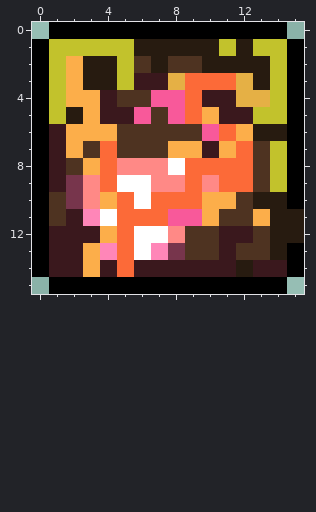
Edited in one commit: pixel-art sprite (Buffs/FlowerPower.png). The picture above was drawn from the file before the commit.
The file is 32x32 pixels, drawn in blocks of 2x2; one block is one cell here.
Once edited:
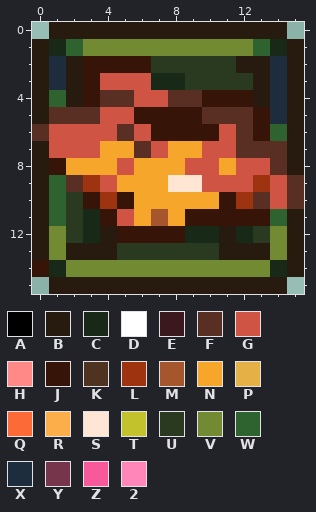
Palette (. is transparent): A #000000  B #271b10  C #192917  D #ffffff  E #3a181d  F #592f24  G #cf5444  H #ff8986  J #361508  K #4e3321  L #9d340f  M #a6562d  N #f6a62b  P #e5b045  Q #fc6a38  R #fcae4a  S #ffe5d4  T #c2c22c  U #2a3a21  V #728a32  W #2e6330  X #1e2d3d  Y #77354c  Z #f8599a  2 #ff86b8
The edit:
Changed rows in their new state; - is an unchanged pixel.
first column x 0:
 0 -BBBBBBBBBBBBBB-
 1 BCWVVVVVVVVVVWCB
 2 BXBJJJJUUUUU--XB
 3 BXBJGGGCCUUUU-XB
 4 BWBJFFGGFFJJJBXB
 5 BFFFGGJJJJFFFJXB
 6 FGGGGFGJJJJGFJWB
 7 BGGGNNFGNNGGFFFB
 8 BJNNNGNNNGGNGGFB
 9 BWFLGNNNSSGGGLGF
10 BWUJLJNNNNNJLFGF
11 BWUCJGNMNJJJJJW-
12 BVUCBJJJJCCBCUV-
13 BVBBBUUUUUUBBBVB
14 JCVVVVVVVVVVVVCB
15 -BBBBBBBBBBBBBB-
